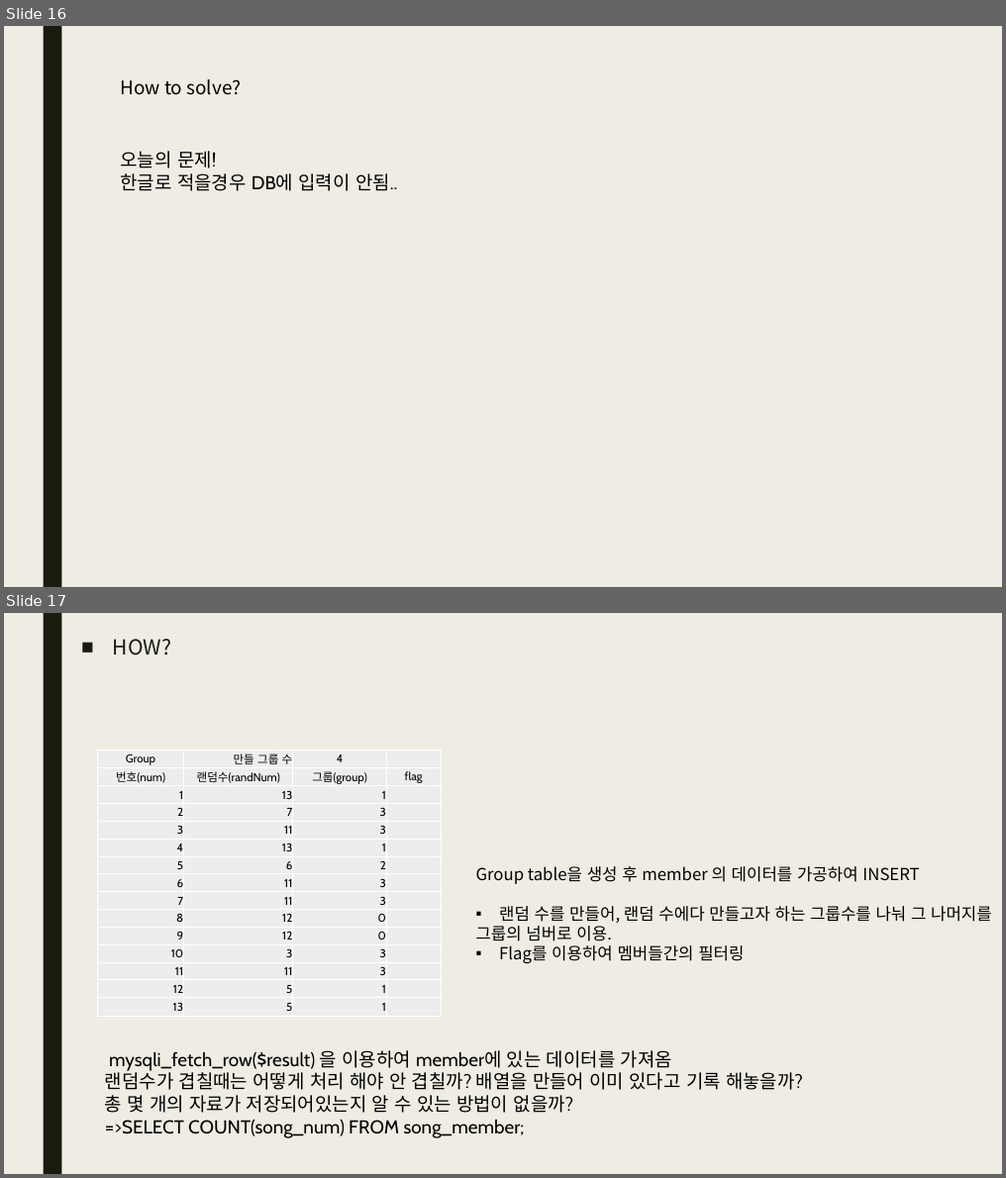
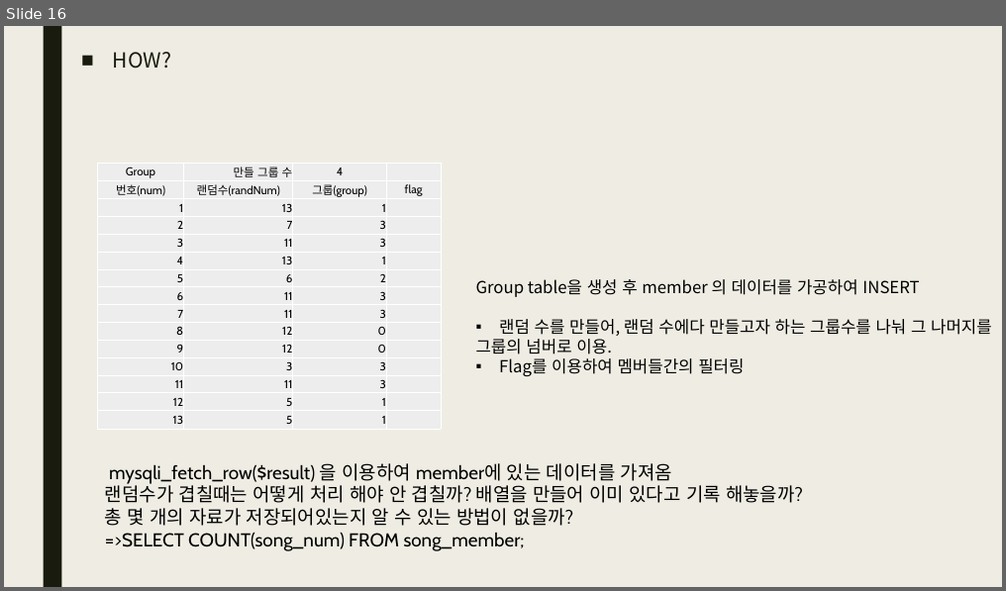
Before and after one commit to qhftkf1/02.S01_GroupMaker, a slide deck: S01_그룹 지정하기.pptx. Shown one above the other, each under a label of ours: slides 16 and 17 before the commit, slide 16 after it. The pictures are 1006x1178 and 1006x591 pixels, drawn with LibreOffice and Linux fonts; fonts in the diff are those of the drawing. Boxes give left, top, right and bottom in pixels: in the first picture for what was removed or moved away, otherwise in the second. Text is boxed around its words. In the diff, an @@ line names an element or a change of style, - is before the commit and + after.

Commit message:
Upload PPT

```diff
--- a/S01_그룹 지정하기.pptx
+++ b/S01_그룹 지정하기.pptx
@@ slide 16 removed at <box>4,26,1002,587</box>, background #EFEDE3; not listed: 1 template element that a slide beside it also shows @@
@@ text removed at <box>121,79,242,95</box> @@
-How to solve?
@@ text removed at <box>121,151,397,191</box> @@
-오늘의 문제!
-한글로 적을경우 DB에 입력이 안됨..
@@ what was slide 17 is now slide 16 @@
```
Also in this commit, not shown: 1 slide changed, 1 slide added, 1 other slide removed, 2 other files.
